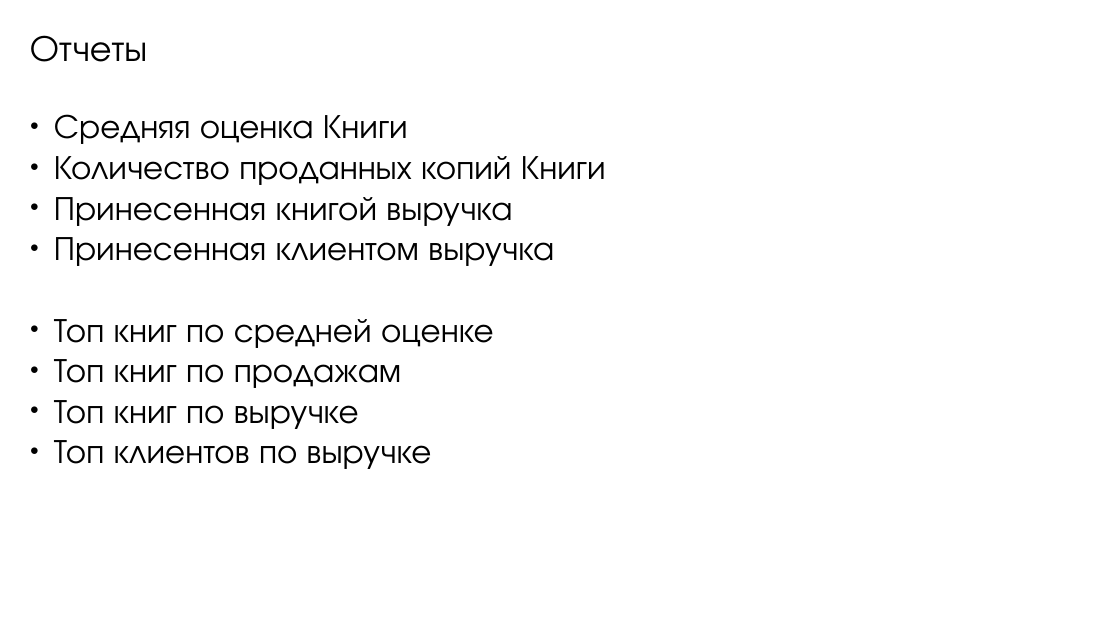
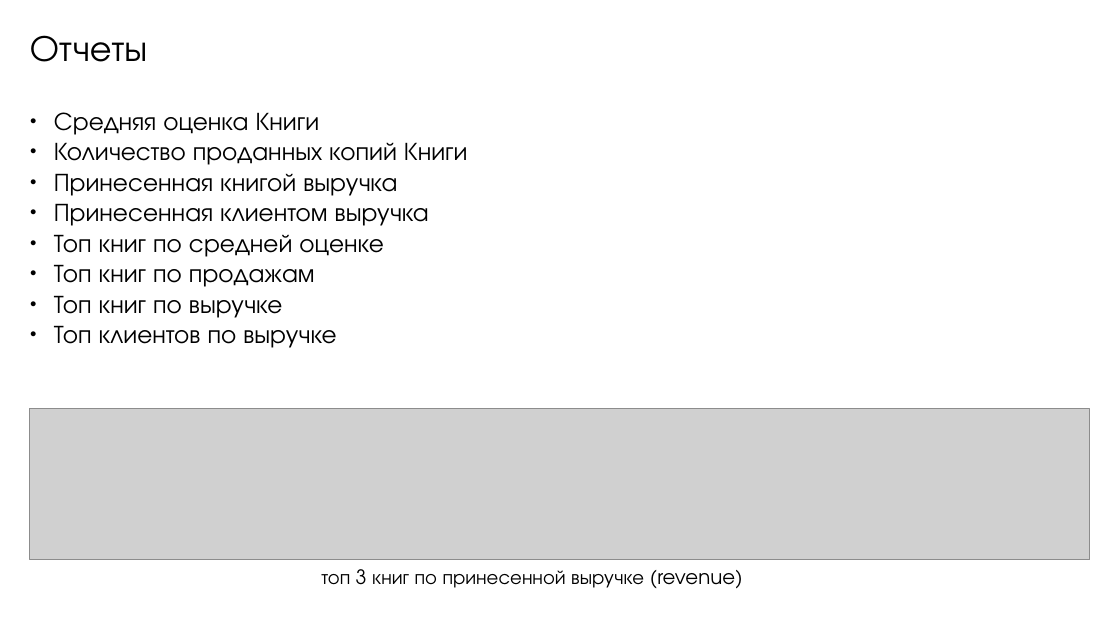
Before and after one commit to mrypdm/bsbd_kursach, a slide deck: slide 6 of docs/ИУ8-81. БСБД. Презентация. Шаповалов.odp (slide 12 before the commit). Drawn at 1120x630 pixels with LibreOffice and Linux fonts; fonts in the diff are those of the drawing; grey boxes stand for pictures. Boxes give left, top, right and bottom in pixels: in the first picture for what was removed or moved away, otherwise in the second. Text is boxed around its words. In the diff, an @@ line names an element or a change of style, - is before the commit and + after.

```diff
--- a/docs/ИУ8-81. БСБД. Презентация. Шаповалов.odp
+++ b/docs/ИУ8-81. БСБД. Презентация. Шаповалов.odp
@@ text "Средняя оценка Книги" at (x1=54, y1=112, x2=468, y2=348): size 24 to 18 pt @@
@@ picture added at (x1=30, y1=409, x2=1091, y2=560) @@
@@ text added at (x1=321, y1=569, x2=743, y2=588), 14 pt, text #000000 @@
+топ 3 книг по принесенной выручке (revenue)
```
Also in this commit, not shown: 7 other slides changed, 2 slides added, 9 slides removed, 6 other files.
